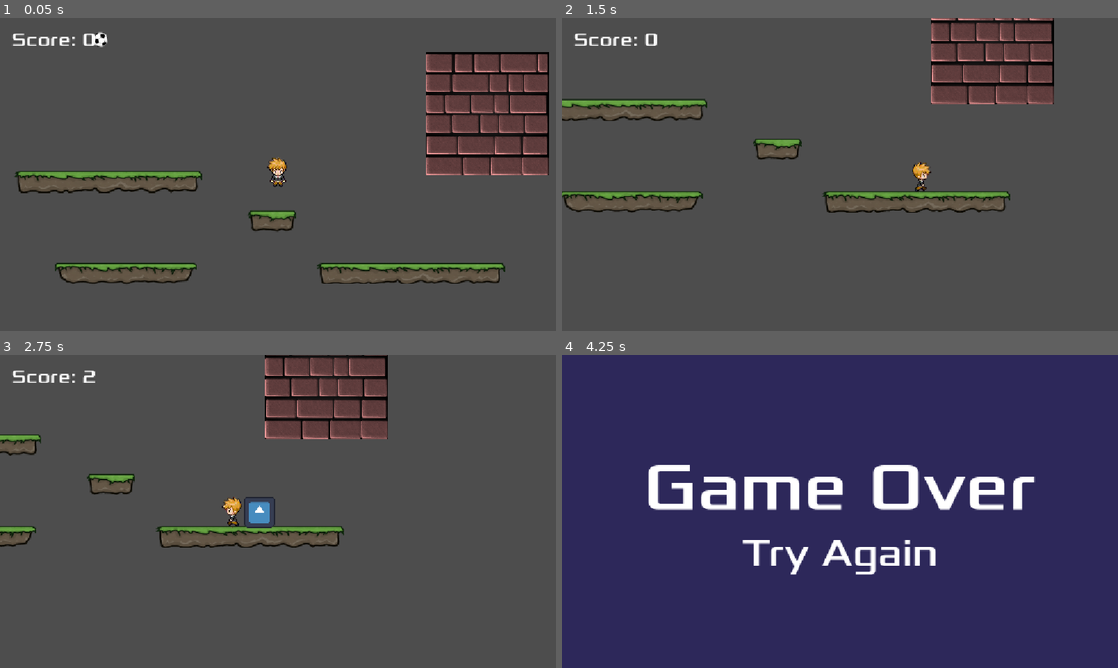
Above: before the commit, frames 1-4 (two rows, left to right).
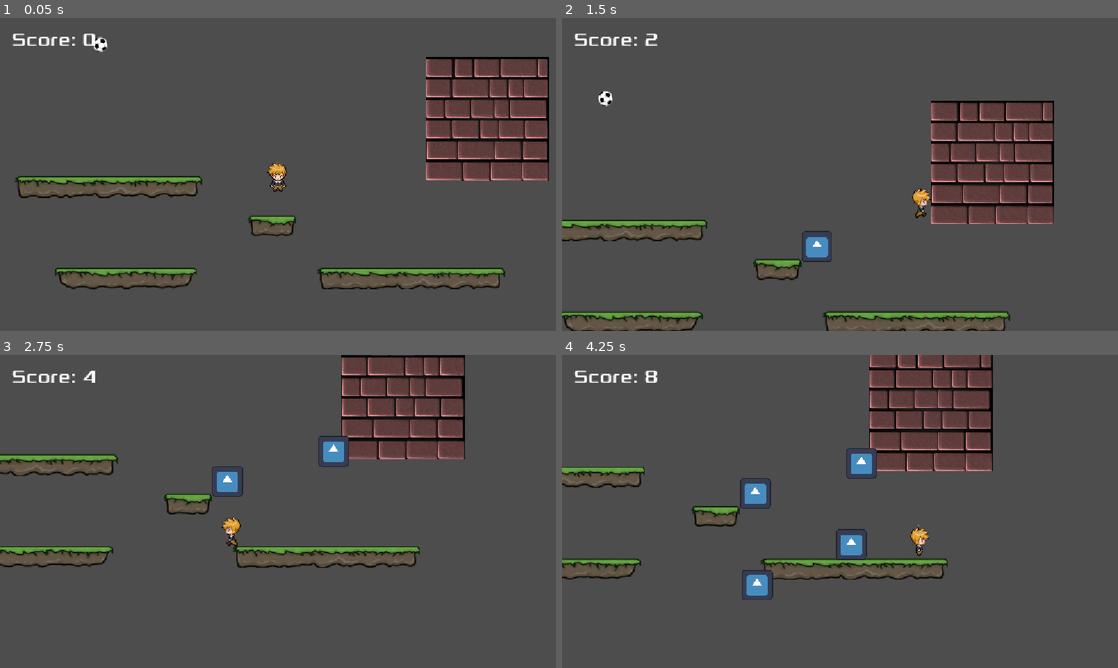
Above: after the commit, the same moments.

Repository: mflash/meujogo20262
Game: Godot game, scene res://main_game.tscn
Two runs of this game, one before a commit and one after it. Both use one fixed random seed, a clock stepped at 60 frames per second and the inputs below. The engine's default icon, where the game draws it, is replaced by a stand-in: a white triangle on a blue panel in a dark square.
Inputs (mouse positions are in pixels of both pictures, inside the frame that each line leads up to):
- Up to frame 1 (0.05 s): no input
- Up to frame 2 (1.5 s): move the mouse to (962, 158) at 0.52 s; hold Right (right) from 0.53 s (still down); tap F (filter, bound only after the commit) at 0.6 s; tap Space (ui_select) at 0.77 s; move the mouse to (728, 190) at 1.27 s; click (728, 190) at 1.35 s
- Up to frame 3 (2.75 s): tap Space (ui_select) at 1.52 s; tap F (filter, bound only after the commit) at 1.55, 2.1 s; move the mouse to (333, 442) at 2.02 s; release Right (right) at 2.03 s; hold Left (left) from 2.03 s (still down)
- Up to frame 4 (4.25 s): move the mouse to (812, 574) at 2.77 s; release Left (left) at 2.78 s; hold Right (right) from 2.78 s (still down); tap I at 2.85 s; tap Space (ui_select) at 3.02, 3.77 s; tap F (filter, bound only after the commit) at 3.05, 3.6 s; move the mouse to (1006, 558) at 3.52 s

The runs differ from the first frame. In frame 1, 9.8% of the frame differs, in the area x 2-99%, y 4-87%; in frame 2, 14%; in frame 3, 11%; in frame 4, 99%, in the area x 0-100%, y 0-100%.

Commit message:
Exemplo de utilização de áudio (SFX e música) em Godot

Diff:
--- a/anim_player.gd
+++ b/anim_player.gd
@@ -6,9 +6,10 @@
 @export var speed = 300.0
 @export var jump_speed := -1000.0
 @export var gravity := 2500.0
-@export var box : PackedScene
+@export var box: PackedScene
 
 @onready var sprite = $PlayerSprite
+@onready var jumpPlayer = $Jump
 
 
 func get_8way_input():
@@ -21,14 +22,25 @@
 	var vel := Input.get_axis("left", "right")
 	var jump := Input.is_action_just_pressed('ui_select')
 
-	if is_on_floor() and jump:
+	if jump: #is_on_floor() and jump:
 		velocity.y = jump_speed
 		jumped.emit() # notifica quem estiver "ouvindo"
 		get_tree().call_group("HUD", "update_game_score", 2)
 		var b := box.instantiate()
 		b.position = global_position
 		owner.add_child(b) # adiciona sob a raiz da cena
+		if not jumpPlayer.playing:
+			jumpPlayer.play()
 	velocity.x = vel * speed
+
+	if Input.is_action_just_pressed("filter"):
+		print("Total buses: " + str(AudioServer.bus_count))
+		# Bus 2 (Music), effect 0 (LowPassFilter)
+		var efeito: AudioEffectLowPassFilter = AudioServer.get_bus_effect(2, 0)
+		if efeito.cutoff_hz == 20500:
+			efeito.cutoff_hz = 500
+		else:
+			efeito.cutoff_hz = 20500
 
 
 func animate_side():
--- a/anim_player.tscn
+++ b/anim_player.tscn
@@ -2,6 +2,7 @@
 
 [ext_resource type="Texture2D" uid="uid://d4a485jl43h5" path="res://char.png" id="1_dlpot"]
 [ext_resource type="Script" uid="uid://bg06y2bdug7fq" path="res://anim_player.gd" id="1_pwums"]
+[ext_resource type="AudioStream" uid="uid://d4nqxpd41dlll" path="res://SFX/jump1.ogg" id="3_06eal"]
 
 [sub_resource type="AtlasTexture" id="AtlasTexture_pwums"]
 atlas = ExtResource("1_dlpot")
@@ -153,4 +154,8 @@
 position = Vector2(-1.5, 3)
 shape = SubResource("RectangleShape2D_e7fjm")
 
+[node name="Jump" type="AudioStreamPlayer" parent="." unique_id=1517147741]
+stream = ExtResource("3_06eal")
+bus = &"SFX"
+
 [connection signal="animation_changed" from="PlayerSprite" to="." method="_on_player_sprite_animation_changed"]
--- /dev/null
+++ b/default_bus_layout.tres
@@ -0,0 +1,21 @@
+[gd_resource type="AudioBusLayout" format=3 uid="uid://dkvnuy5jjruur"]
+
+[sub_resource type="AudioEffectLowPassFilter" id="AudioEffectLowPassFilter_j3pel"]
+resource_name = "LowPassFilter"
+cutoff_hz = 20500.0
+
+[resource]
+bus/1/name = &"SFX"
+bus/1/solo = false
+bus/1/mute = false
+bus/1/bypass_fx = false
+bus/1/volume_db = 0.0
+bus/1/send = &"Master"
+bus/2/name = &"Music"
+bus/2/solo = false
+bus/2/mute = false
+bus/2/bypass_fx = false
+bus/2/volume_db = -0.32825565
+bus/2/send = &"Master"
+bus/2/effect/0/effect = SubResource("AudioEffectLowPassFilter_j3pel")
+bus/2/effect/0/enabled = true
--- a/main_game.gd
+++ b/main_game.gd
@@ -47,9 +47,9 @@
 		print("Player saiu da tela!")
 		#get_tree().change_scene_to_file("res://scenes/game_over.tscn")
 		# Troca para o level 2
-		#call_deferred("goto_scene", "res://scenes/level2.tscn")
+		call_deferred("goto_scene", "res://scenes/level2.tscn")
 		# ... ou game over, se for o caso
-		call_deferred("goto_scene", "res://scenes/game_over.tscn")
+		#call_deferred("goto_scene", "res://scenes/game_over.tscn")
 		# Não pode trocar imediatamente, pois está no MEIO do frame
 		#goto_scene("res://scenes/level2.tscn")
 
--- a/main_game.tscn
+++ b/main_game.tscn
@@ -22,4 +22,7 @@
 
 [node name="Level" parent="." unique_id=1908035272 instance=ExtResource("4_6bm6p")]
 
+[node name="Camera2D" parent="Level/AnimPlayer" parent_id_path=PackedInt32Array(1908035272, 140965944) index="3" unique_id=1753956127]
+limit_enabled = false
+
 [editable path="Level"]
--- a/project.godot
+++ b/project.godot
@@ -14,6 +14,10 @@
 run/main_scene="uid://c6q2pf6s8aa3e"
 config/features=PackedStringArray("4.7", "Forward Plus")
 config/icon="res://icon.svg"
+
+[audio]
+
+buses/default_bus_layout="uid://dkvnuy5jjruur"
 
 [display]
 
@@ -56,6 +60,11 @@
 "events": [Object(InputEventMouseButton,"resource_local_to_scene":false,"resource_name":"","device":-1,"window_id":0,"a …(258 unchanged characters)…
 ]
 }
+filter={
+"deadzone": 0.2,
+"events": [Object(InputEventKey,"resource_local_to_scene":false,"resource_name":"","device":-1,"window_id":0,"alt_pressed":false,"shift_pressed":false,"ctrl_pressed":false,"meta_pressed":false,"pressed":false,"keycode":0,"physical_keycode":70,"key_label":0,"unicode":102,"location":0,"echo":false,"script":null)
+]
+}
 
 [physics]
 
--- a/scenes/level1.tscn
+++ b/scenes/level1.tscn
@@ -7,6 +7,7 @@
 [ext_resource type="Texture2D" uid="uid://ce40u7ysy0yl4" path="res://ball.png" id="5_u3awl"]
 [ext_resource type="PackedScene" uid="uid://dny70bfywb4ns" path="res://anim_player.tscn" id="6_2ku1j"]
 [ext_resource type="PackedScene" uid="uid://jqvm3yh460ax" path="res://objects/box.tscn" id="7_f31uk"]
+[ext_resource type="AudioStream" uid="uid://dvf03ybdcy2qq" path="res://SFX/Chiptune_Adventures_1.ogg" id="8_bbk5w"]
 
 [sub_resource type="RectangleShape2D" id="RectangleShape2D_pwums"]
 size = Vector2(256, 256)
@@ -115,3 +116,11 @@
 
 [node name="Position2D" type="Marker2D" parent="." unique_id=240421275]
 position = Vector2(413, 723)
+
+[node name="Music" type="AudioStreamPlayer2D" parent="." unique_id=1874238946]
+position = Vector2(5, 271)
+stream = ExtResource("8_bbk5w")
+autoplay = true
+max_distance = 850.0
+bus = &"Music"
+parameters/looping = true
--- a/scenes/level2.tscn
+++ b/scenes/level2.tscn
@@ -5,6 +5,7 @@
 [ext_resource type="Texture2D" uid="uid://ue8pbs8rpww1" path="res://grass/grass2.png" id="3_xa7n4"]
 [ext_resource type="Texture2D" uid="uid://s4h65j5lrn8g" path="res://grass/grass4.png" id="4_bo4dx"]
 [ext_resource type="PackedScene" uid="uid://dny70bfywb4ns" path="res://anim_player.tscn" id="6_8g4ke"]
+[ext_resource type="AudioStream" uid="uid://cg7ho2c2rt1i5" path="res://SFX/Summer_Park.ogg" id="7_6ep0u"]
 [ext_resource type="PackedScene" uid="uid://jqvm3yh460ax" path="res://objects/box.tscn" id="7_56gwk"]
 
 [sub_resource type="RectangleShape2D" id="RectangleShape2D_pwums"]
@@ -108,3 +109,10 @@
 
 [node name="Position2D" type="Marker2D" parent="." unique_id=240421275]
 position = Vector2(511, 696)
+
+[node name="Music" type="AudioStreamPlayer2D" parent="." unique_id=2063098738]
+position = Vector2(204, 164)
+stream = ExtResource("7_6ep0u")
+autoplay = true
+max_distance = 800.0
+bus = &"Music"
Not shown, added: SFX/Chiptune_Adventures_1.ogg.import
Not shown, added: SFX/Summer_Park.ogg.import
Not shown, added: SFX/coin_SFX.wav.import
Not shown, added: SFX/jump1.ogg.import
Not shown, added: SFX/pain.ogg.import
Not shown, added: export_presets.cfg
Not shown, added: SFX/Chiptune_Adventures_1.ogg
Not shown, added: SFX/Summer_Park.ogg
Not shown, added: SFX/coin_SFX.wav
Not shown, added: SFX/jump1.ogg
Not shown, added: SFX/pain.ogg
